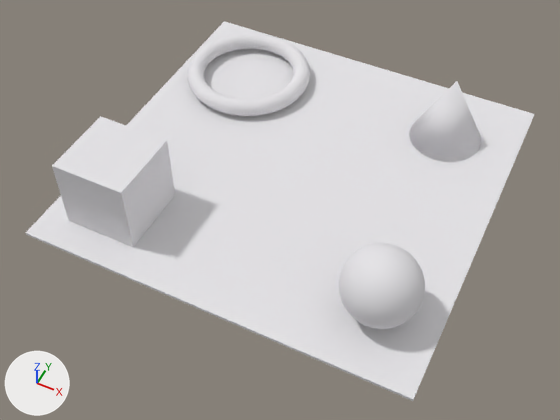
An edit to the Blender file Basic Game Engine/Resources/teapot/ring.blend, drawn before and after from the same camera.
Camera for both pictures: a 50 mm camera at (9.6, -20.8, 21.5) aimed at (0.2, -2.1, -1.8). The axes (+X, +Y, +Z) are drawn at lower left. The lights are the same throughout.
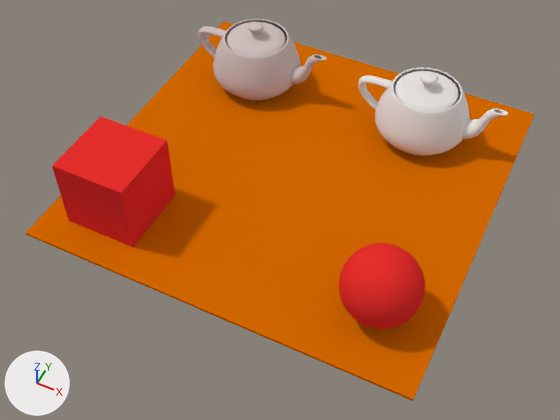
Changed parts and their boxes (x1, y1, x2, y2) in the pictures (560 x 420 px):
'Cube', recoloured (white to orange): (26, 21, 534, 401) in both
'Cube.001', recoloured (white to red): (52, 116, 175, 247) in both
'teapot.001', added: after (358, 67, 508, 156)
'teapot', added: after (198, 19, 327, 101)
'Sphere', recoloured (white to red): (339, 243, 425, 329) in both
'Torus.004', deleted: before (187, 33, 310, 116)
'Cone', deleted: before (409, 81, 481, 162)

Patch to the scene script:
```diff
--- a/Basic Game Engine/Resources/teapot/ring.blend.py
+++ b/Basic Game Engine/Resources/teapot/ring.blend.py
@@ mat_material_001 @@
 mat_material_001 = diffuse_material('Material.001')
-mat_material_001.base_color = (0.788, 0.776, 0.8)  # white #e6e4e7
+mat_material_001.base_color = (0.8, 0.0291, 0.0259)  # red #e7302d
@@ mat_smoothmaterial @@
+mat_smoothmaterial = diffuse_material('smoothMaterial')
+mat_smoothmaterial.base_color = (0.656, 0.14, 0.0)  # orange #d46900
@@ mat_default_obj_002 @@
+mat_default_obj_002 = diffuse_material('Default_OBJ.002')
+mat_default_obj_002.base_color = (0.8, 0.759, 0.737)  # white #e7e2df
@@ mat_default_obj @@
+mat_default_obj = diffuse_material('Default_OBJ')
+mat_default_obj.base_color = (0.632, 0.531, 0.515)  # light grey #d0c1be
@@ me_cube_001 @@
 me_cube_001.from_pydata(...)  # 8 vertices, 6 faces; spans x -8.0..8.0, y -7.9..7.9, z -1.6..-1.5
-me_cube_001.materials.append(mat_material_001)  # white #e6e4e7
+me_cube_001.materials.append(mat_smoothmaterial)  # orange #d46900
@@ me_teapot_002 @@
+me_teapot_002.from_pydata(...)  # 1202 vertices, 2256 faces; spans x 0.76..7.19, y 2.37..6.37, z -1.56..1.59
+me_teapot_002.materials.append(mat_default_obj_002)  # white #e7e2df
@@ me_teapot @@
+me_teapot.from_pydata(...)  # 1202 vertices, 2256 faces; spans x -7.22..-0.79, y 2.37..6.37, z -1.56..1.59
+me_teapot.materials.append(mat_default_obj)  # light grey #d0c1be
@@ ob_cone @@
-ob_cone = bpy.data.objects.new('Cone', me_cone)
-ob_cone.location = (0.0, 0.0, 0.0)
@@ ob_torus_004 @@
-ob_torus_004 = bpy.data.objects.new('Torus.004', me_torus_004)
-ob_torus_004.location = (0.0, 0.0, 0.0)
@@ ob_teapot_001 @@
+ob_teapot_001 = bpy.data.objects.new('teapot.001', me_teapot_002)
+ob_teapot_001.location = (0.0, 0.0, 0.0)
@@ ob_teapot @@
+ob_teapot = bpy.data.objects.new('teapot', me_teapot)
+ob_teapot.location = (0.0, 0.0, 0.0)
```
